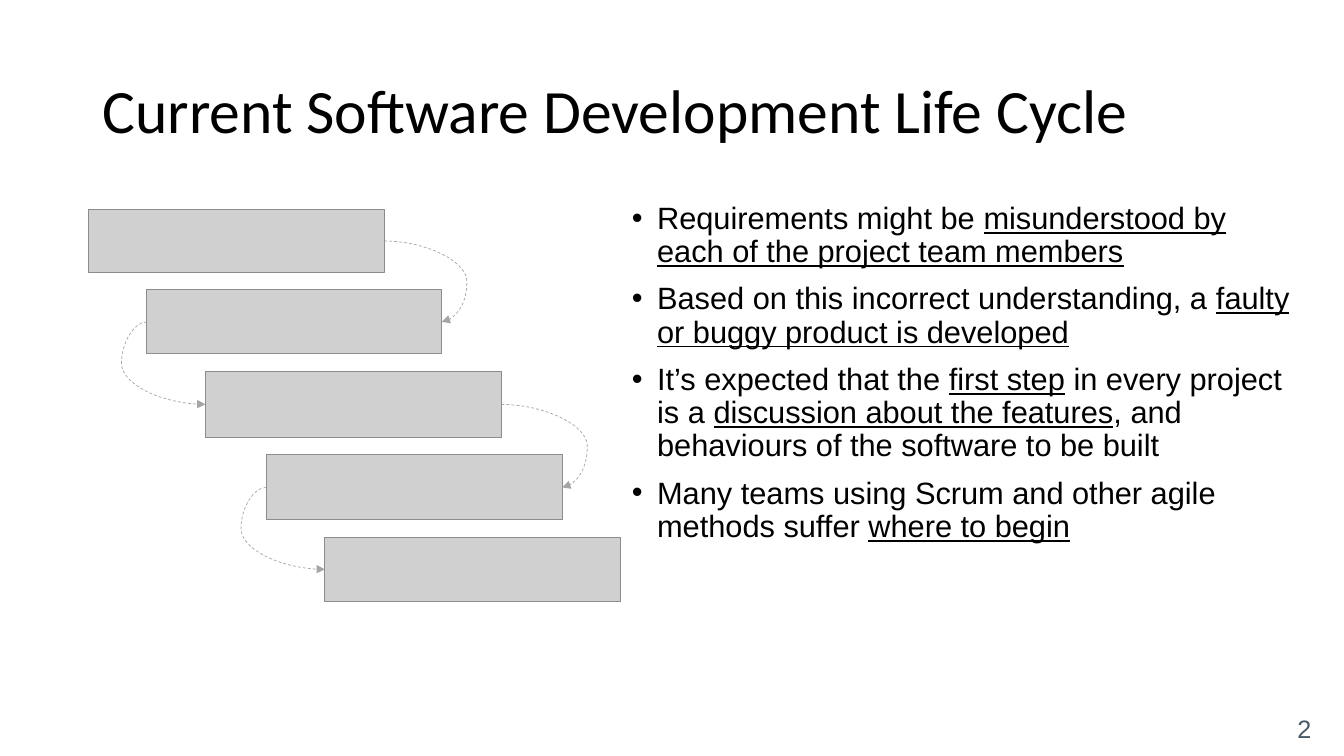
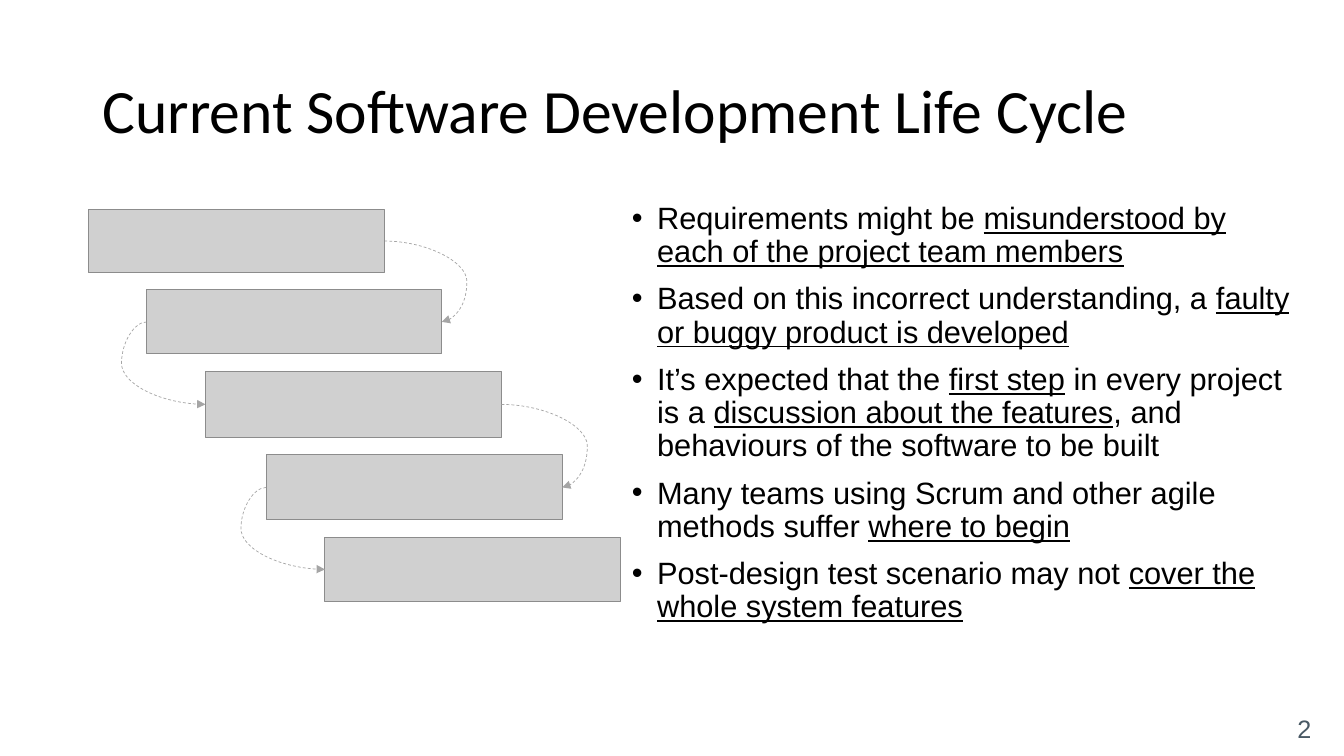
Before and after one commit to mostafarastgar/mockito-project, a slide deck: slide 2 of TDD_BDD Introduction.pptx. Drawn at 1344x756 pixels with LibreOffice and Linux fonts; fonts in the diff are those of the drawing; grey boxes stand for pictures. Boxes give left, top, right and bottom in pixels: in the first picture for what was removed or moved away, otherwise in the second. Text is boxed around its words. In the diff, an @@ line names an element or a change of style, - is before the commit and + after.

```diff
--- a/TDD_BDD Introduction.pptx
+++ b/TDD_BDD Introduction.pptx
@@ text at (657, 561, 1255, 623): paragraph added @@
+• Post-design test scenario may not cover the whole system features
```
Also in this commit, not shown: 1 other slide changed.
